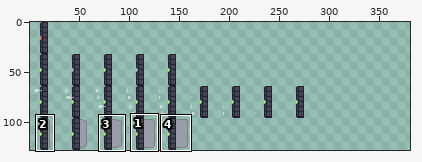
Two states of a sprite sheet, assets/images/puzzles/door.png. Above: a wide view before the commit, with the close-up outlined.
Close-up. Before the commit:
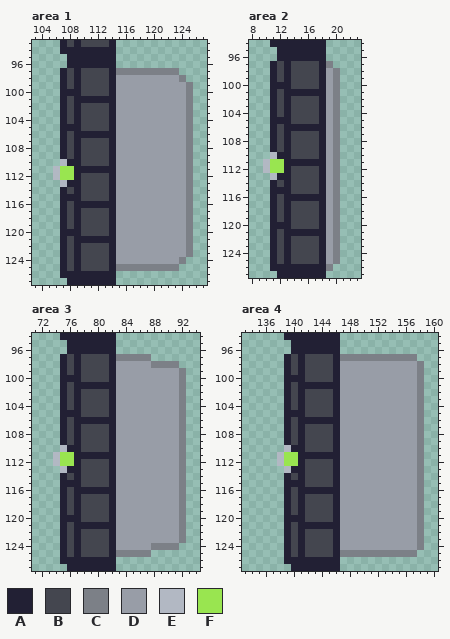
The file is 288x128 pixels. Shown: area 1: x 103..127, y 93..127; area 2: x 8..23, y 94..127; area 3: x 71..94, y 94..127; area 4: x 133..160, y 94..127. The old version is drawn lined up with the new one, on the new canvas. The wide view leaves out empty margins. The commit also changed other parts of the picture, which this record leaves out.
Palette (. is transparent): A #222034  B #44464f  C #7c8087  D #989da7  E #b2b8c3  F #99e550
Pixels before, area 1, first column x 106:
 93 .ABABBBBA...........
 94 .AAAAAAAA...........
 95 ..AAAAAAA...........
 96 ..AAAAAAA...........
 97 .ABABBBBACCCCCCCCC..
 98 .ABABBBBADDDDDDDDDC.
 99 .ABABBBBADDDDDDDDDDC
100 .AAABBBBADDDDDDDDDDC
101 .ABAAAAAADDDDDDDDDDC
102 .ABABBBBADDDDDDDDDDC
103 .ABABBBBADDDDDDDDDDC
104 .ABABBBBADDDDDDDDDDC
105 .AAABBBBADDDDDDDDDDC
106 .ABAAAAAADDDDDDDDDDC
107 .ABABBBBADDDDDDDDDDC
108 .ABABBBBADDDDDDDDDDC
109 .ABABBBBADDDDDDDDDDC
110 .EAABBBBADDDDDDDDDDC
111 EFFAAAAAADDDDDDDDDDC
112 EFFABBBBADDDDDDDDDDC
113 .EAABBBBADDDDDDDDDDC
114 .ABABBBBADDDDDDDDDDC
115 .AAABBBBADDDDDDDDDDC
116 .ABAAAAAADDDDDDDDDDC
117 .ABABBBBADDDDDDDDDDC
118 .ABABBBBADDDDDDDDDDC
119 .ABABBBBADDDDDDDDDDC
120 .AAABBBBADDDDDDDDDDC
121 .ABAAAAAADDDDDDDDDDC
122 .ABABBBBADDDDDDDDDDC
123 .ABABBBBADDDDDDDDDDC
124 .ABABBBBADDDDDDDDDC.
125 .ABABBBBACCCCCCCCC..
126 .AAAAAAAA...........
127 ..AAAAAAA...........
Pixels before, area 2, first column x 10:
 94 .AAAAAAAA..
 95 ..AAAAAAA..
 96 ..AAAAAAA..
 97 .ABABBBBAC.
 98 .ABABBBBADC
 99 .ABABBBBADC
100 .AAABBBBADC
101 .ABAAAAAADC
102 .ABABBBBADC
103 .ABABBBBADC
104 .ABABBBBADC
105 .AAABBBBADC
106 .ABAAAAAADC
107 .ABABBBBADC
108 .ABABBBBADC
109 .ABABBBBADC
110 .EAABBBBADC
111 EFFAAAAAADC
112 EFFABBBBADC
113 .EAABBBBADC
114 .ABABBBBADC
115 .AAABBBBADC
116 .ABAAAAAADC
117 .ABABBBBADC
118 .ABABBBBADC
119 .ABABBBBADC
120 .AAABBBBADC
121 .ABAAAAAADC
122 .ABABBBBADC
123 .ABABBBBADC
124 .ABABBBBADC
125 .ABABBBBADC
126 .AAAAAAAAC.
127 ..AAAAAAA..
Pixels before, area 3, first column x 74:
 94 .AAAAAAAA..........
 95 ..AAAAAAA..........
 96 ..AAAAAAA..........
 97 .ABABBBBACCCCC.....
 98 .ABABBBBADDDDDCCCC.
 99 .ABABBBBADDDDDDDDDC
100 .AAABBBBADDDDDDDDDC
101 .ABAAAAAADDDDDDDDDC
102 .ABABBBBADDDDDDDDDC
103 .ABABBBBADDDDDDDDDC
104 .ABABBBBADDDDDDDDDC
105 .AAABBBBADDDDDDDDDC
106 .ABAAAAAADDDDDDDDDC
107 .ABABBBBADDDDDDDDDC
108 .ABABBBBADDDDDDDDDC
109 .ABABBBBADDDDDDDDDC
110 .EAABBBBADDDDDDDDDC
111 EFFAAAAAADDDDDDDDDC
112 EFFABBBBADDDDDDDDDC
113 .EAABBBBADDDDDDDDDC
114 .ABABBBBADDDDDDDDDC
115 .AAABBBBADDDDDDDDDC
116 .ABAAAAAADDDDDDDDDC
117 .ABABBBBADDDDDDDDDC
118 .ABABBBBADDDDDDDDDC
119 .ABABBBBADDDDDDDDDC
120 .AAABBBBADDDDDDDDDC
121 .ABAAAAAADDDDDDDDDC
122 .ABABBBBADDDDDDDDDC
123 .ABABBBBADDDDDDDDDC
124 .ABABBBBADDDDDCCCC.
125 .ABABBBBACCCCC.....
126 .AAAAAAAA..........
127 ..AAAAAAA..........
Pixels before, area 4, first column x 138:
 94 .AAAAAAAA............
 95 ..AAAAAAA............
 96 ..AAAAAAA............
 97 .ABABBBBACCCCCCCCCCC.
 98 .ABABBBBADDDDDDDDDDDC
 99 .ABABBBBADDDDDDDDDDDC
100 .AAABBBBADDDDDDDDDDDC
101 .ABAAAAAADDDDDDDDDDDC
102 .ABABBBBADDDDDDDDDDDC
103 .ABABBBBADDDDDDDDDDDC
104 .ABABBBBADDDDDDDDDDDC
105 .AAABBBBADDDDDDDDDDDC
106 .ABAAAAAADDDDDDDDDDDC
107 .ABABBBBADDDDDDDDDDDC
108 .ABABBBBADDDDDDDDDDDC
109 .ABABBBBADDDDDDDDDDDC
110 .EAABBBBADDDDDDDDDDDC
111 EFFAAAAAADDDDDDDDDDDC
112 EFFABBBBADDDDDDDDDDDC
113 .EAABBBBADDDDDDDDDDDC
114 .ABABBBBADDDDDDDDDDDC
115 .AAABBBBADDDDDDDDDDDC
116 .ABAAAAAADDDDDDDDDDDC
117 .ABABBBBADDDDDDDDDDDC
118 .ABABBBBADDDDDDDDDDDC
119 .ABABBBBADDDDDDDDDDDC
120 .AAABBBBADDDDDDDDDDDC
121 .ABAAAAAADDDDDDDDDDDC
122 .ABABBBBADDDDDDDDDDDC
123 .ABABBBBADDDDDDDDDDDC
124 .ABABBBBADDDDDDDDDDDC
125 .ABABBBBACCCCCCCCCCC.
126 .AAAAAAAA............
127 ..AAAAAAA............
Once edited:
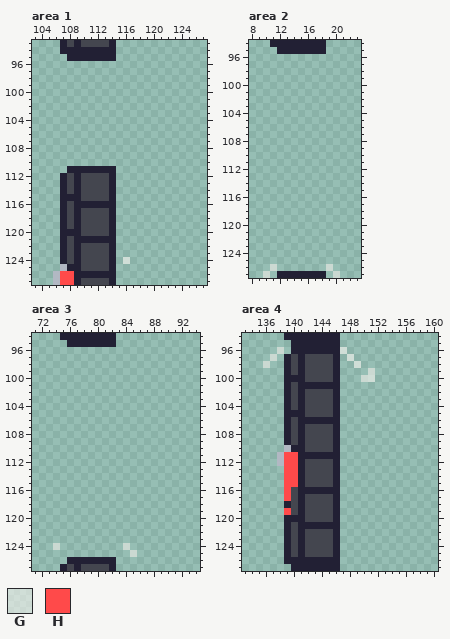
Colours new in this view: G #f9f5ef96  H #ff4a4a
Change:
canvas 288x128 -> 384x128
Changed rows in their new state; - is an unchanged pixel.
Area 1:
first column x 106:
 96 --.......-----------
 97 -.................--
 98 -..................-
 99 -...................
100 -...................
101 -...................
102 -...................
103 -...................
104 -...................
105 -...................
106 -...................
107 -...................
108 -...................
109 -...................
110 -...................
111 ..A------...........
112 .AB------...........
113 -AB------...........
114 ---------...........
115 ---------...........
116 ---------...........
117 ---------...........
118 ---------...........
119 ---------...........
120 ---------...........
121 ---------...........
122 ---------...........
123 ---------...........
124 ---------.G........-
125 -EA------.........--
126 EHH-----------------
127 EHH-BBBB------------
Area 2:
first column x 10:
 96 --.......--
 97 -.........-
 98 -..........
 99 -..........
100 -..........
101 -..........
102 -..........
103 -..........
104 -..........
105 -..........
106 -..........
107 -..........
108 -..........
109 -..........
110 -..........
111 ...........
112 ...........
113 -..........
114 -..........
115 -..........
116 -..........
117 -..........
118 -..........
119 -..........
120 -..........
121 -..........
122 -..........
123 -..........
124 -..........
125 -..........
126 -G.......G-
127 G---------G
Area 3:
first column x 74:
 96 --.......----------
 97 -.............-----
 98 -.................-
 99 -..................
100 -..................
101 -..................
102 -..................
103 -..................
104 -..................
105 -..................
106 -..................
107 -..................
108 -..................
109 -..................
110 -..................
111 ...................
112 ...................
113 -..................
114 -..................
115 -..................
116 -..................
117 -..................
118 -..................
119 -..................
120 -..................
121 -..................
122 -..................
123 -..................
124 G.........G.......-
125 -..........G..-----
126 -.-----------------
127 -AB-BBBB-----------
Area 4:
first column x 136:
 96 --G--------G-----------
 97 -G---------.G.........-
 98 G----------..G.........
 99 -----------....G.......
100 -----------...GG.......
101 -----------............
102 -----------............
103 -----------............
104 -----------............
105 -----------............
106 -----------............
107 -----------............
108 -----------............
109 -----------............
110 -----------............
111 ---HH------............
112 ---HH------............
113 ---HH------............
114 ---HH------............
115 ---HH------............
116 ---H-------............
117 ---H-------............
118 -----------............
119 ---H-------............
120 -----------............
121 -----------............
122 -----------............
123 -----------............
124 -----------............
125 -----------...........-
Pixel boxes of the changes (left, top, right, bottom) in both close-ups:
changed: (53, 61, 193, 285)
changed: (263, 54, 340, 278)
changed: (53, 347, 186, 571)
added: (263, 347, 284, 368)
changed: (340, 347, 424, 557)
changed: (284, 452, 298, 515)
